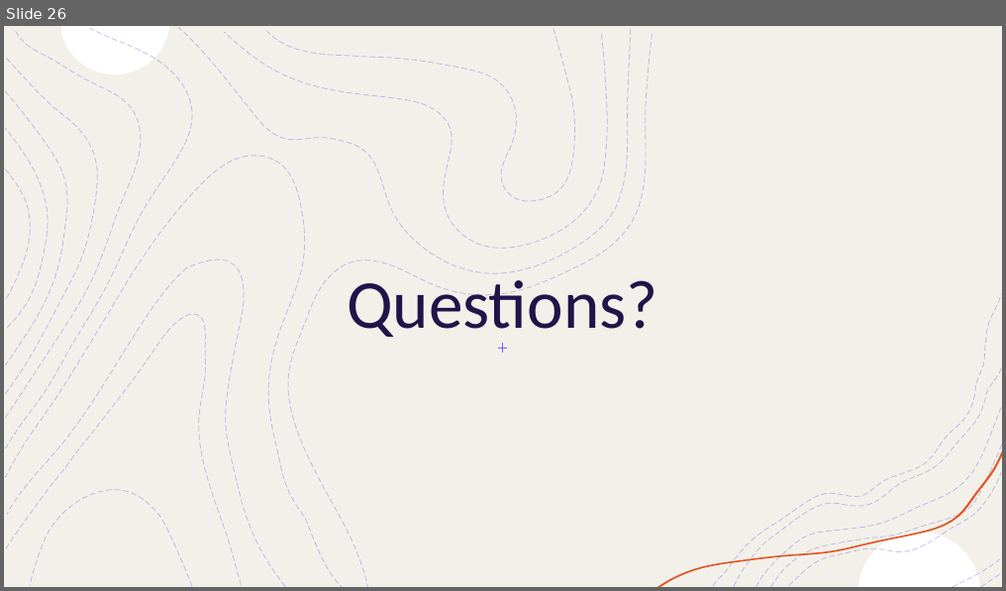
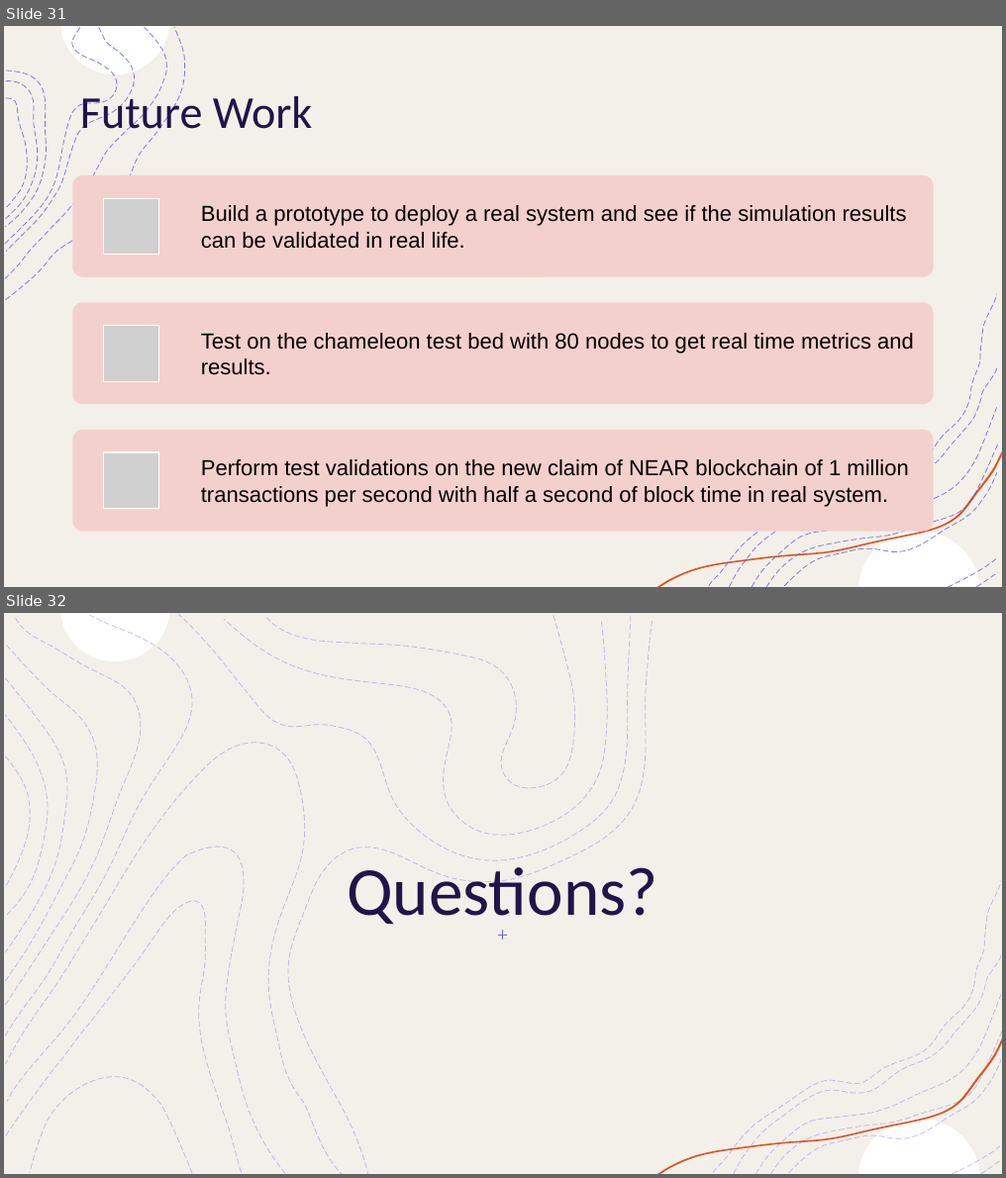
Before and after one commit to OmGandhi091611/Sharding_Simulations, a slide deck: Paper/Final Presentation.pptx. Shown one above the other, each under a label of ours: slide 26 before the commit, slides 31 and 32 after it. The pictures are 1006x591 and 1006x1178 pixels, drawn with LibreOffice and Linux fonts; fonts in the diff are those of the drawing; grey boxes stand for pictures. Boxes give left, top, right and bottom in pixels: in the first picture for what was removed or moved away, otherwise in the second. Text is boxed around its words. In the diff, an @@ line names an element or a change of style, - is before the commit and + after.

```diff
--- a/Paper/Final Presentation.pptx
+++ b/Paper/Final Presentation.pptx
@@ slide 31 added at bbox=[4, 26, 1002, 587], background #FFFFFF; not listed: 8 template elements that a slide beside it also shows @@
@@ rectangle added at bbox=[4, 26, 1002, 587], fill #F3F0E9, outline #F2F2F2 1 pt @@
@@ freeform shape added at bbox=[60, 26, 169, 75], fill #FFFFFF @@
@@ group added at bbox=[6, 28, 185, 300]: 4 freeform shapes @@
@@ title added at bbox=[80, 89, 313, 139], 44 pt, text #201449 @@
+Future Work
@@ freeform shape added at bbox=[709, 294, 997, 586], outline #4D4EE6 0.75 pt dashed @@
@@ group added at bbox=[73, 175, 934, 532]: 3 rounded rectangles, 3 pictures, 3 texts @@
+Build a prototype to deploy a real system and see if the simulation results can be validated in real life.
+Test on the chameleon test bed with 80 nodes to get real time metrics and results.
+Perform test validations on the new claim of NEAR blockchain of 1 million transactions per second with half a second of block time in real system.
@@ freeform shape added at bbox=[656, 452, 1002, 587], fill #E45221 @@
@@ freeform shape added at bbox=[785, 472, 997, 586], outline #4D4EE6 0.75 pt dashed @@
@@ freeform shape added at bbox=[859, 531, 980, 586], fill #FFFFFF @@
@@ what was slide 26 is now slide 32 @@
```
Also in this commit, not shown: 4 slides changed, 10 other slides added, 5 slides removed.
